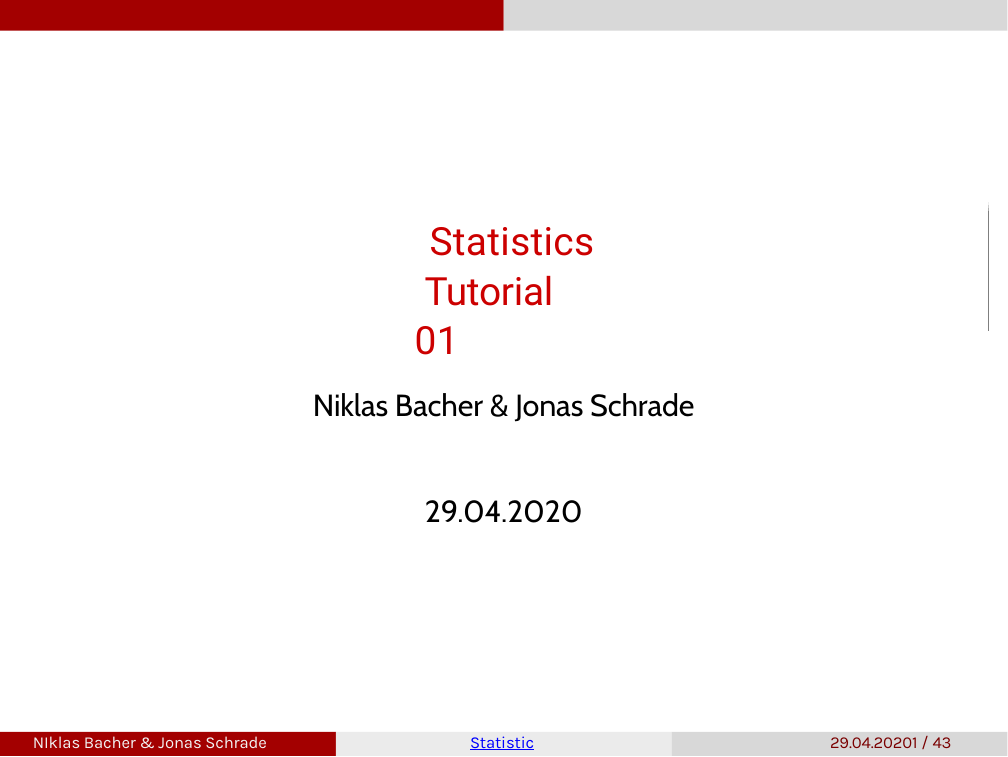
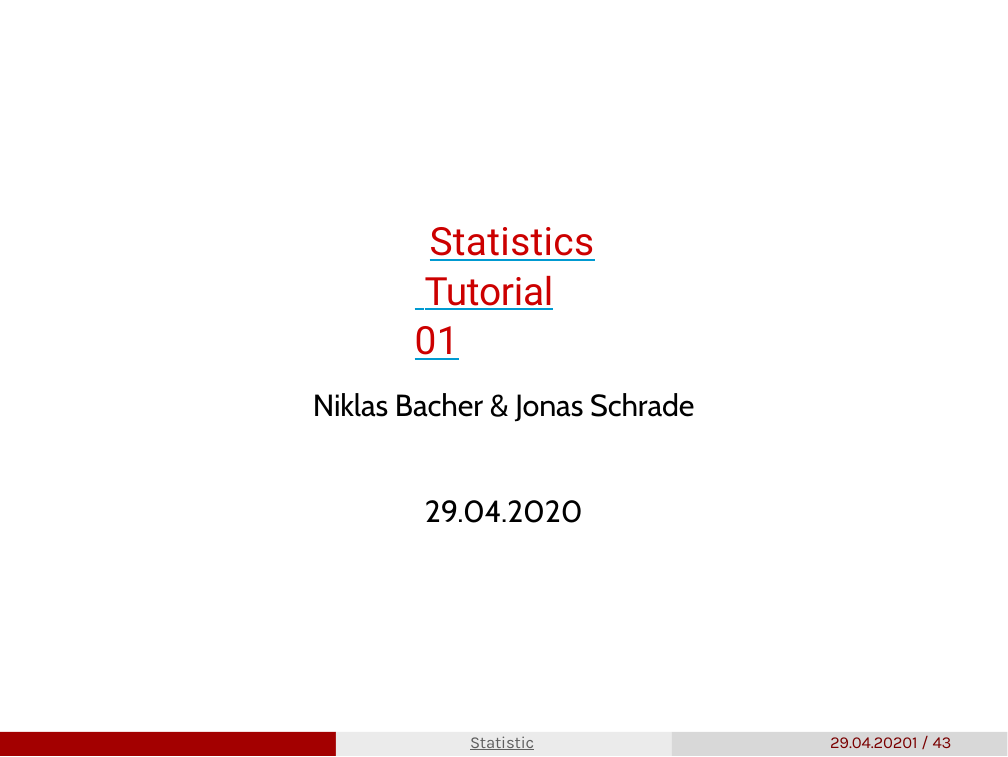
Before and after one commit to bacherni/Tutorial-Statistics, a slide deck: slide 1 of Session 1/Tutorial1-konvertiert.pptx. Drawn at 1008x757 pixels with LibreOffice and Linux fonts; fonts in the diff are those of the drawing; background and template pictures are left out. Boxes give left, top, right and bottom in pixels: in the first picture for what was removed or moved away, otherwise in the second. Text is boxed around its words. In the diff, an @@ line names an element or a change of style, - is before the commit and + after.

```diff
--- a/Session 1/Tutorial1-konvertiert.pptx
+++ b/Session 1/Tutorial1-konvertiert.pptx
@@ freeform shape removed at (0,0,504,30) @@
@@ freeform shape removed at (504,0,1008,30) @@
@@ freeform shape removed at (20,200,990,338) @@
@@ freeform shape removed at (988,208,988,210) @@
@@ freeform shape removed at (988,206,988,208) @@
@@ title "Statistics Tutorial 01" at (415,227,595,360): underline on @@
@@ freeform shape removed at (988,210,988,330) @@
@@ text removed at (33,736,267,748) @@
-NIklas Bacher & Jonas Schrade
@@ text "Statistics" at (468,734,540,756): text colour #0000FF to #5F5F5F @@
```
Also in this commit, not shown: 42 other slides changed, 1 other file.
